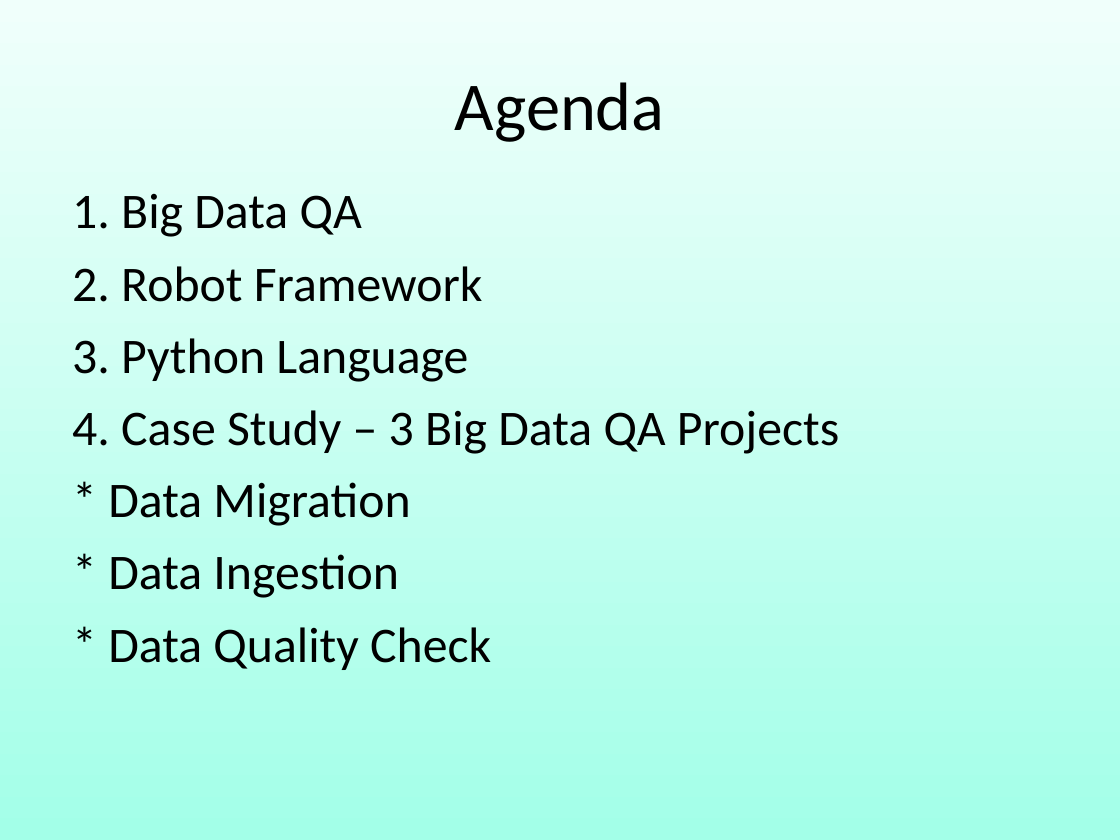
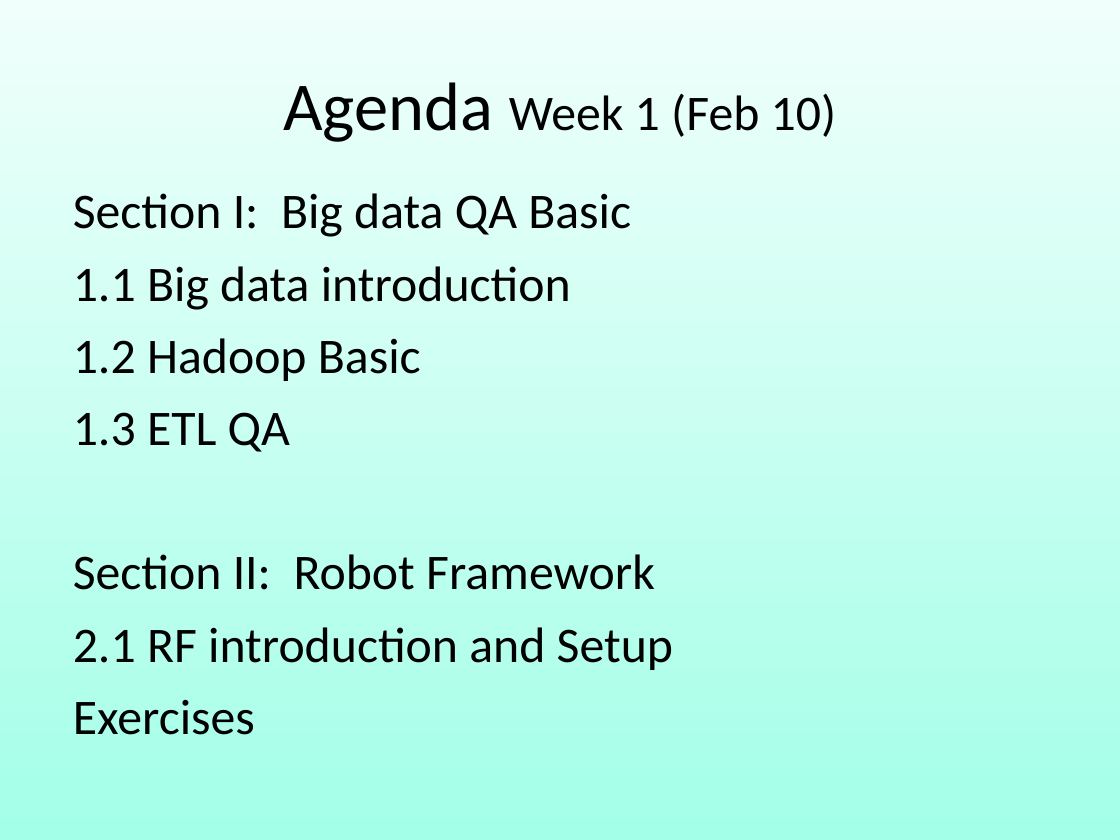
Before and after one commit to robin3795/Data, a slide deck: slide 2 of 2018_1.ppt. Drawn at 1120x840 pixels with LibreOffice and Linux fonts; fonts in the diff are those of the drawing. Boxes give left, top, right and bottom in pixels: in the first picture for what was removed or moved away, otherwise in the second. Text is boxed around its words. In the diff, an @@ line names an element or a change of style, - is before the commit and + after.

```diff
--- a/2018_1.ppt
+++ b/2018_1.ppt
@@ text in free at [283, 82, 837, 142]: text changed; size 44 to 32 pt @@
-Agenda
+Agenda Week 1 (Feb 10)
@@ text in free at [73, 193, 673, 735]: text changed @@
-1. Big Data QA
-2. Robot Framework
-3. Python Language
-4. Case Study – 3 Big Data QA Projects
-* Data Migration
-* Data Ingestion
-* Data Quality Check
+Section I: Big data QA Basic
+1.1 Big data introduction
+1.2 Hadoop Basic
+1.3 ETL QA
+Section II: Robot Framework
+2.1 RF introduction and Setup
+Exercises
```
Also in this commit, not shown: 12 other slides changed, 19 slides added, 3 slides removed, 1 other file.
